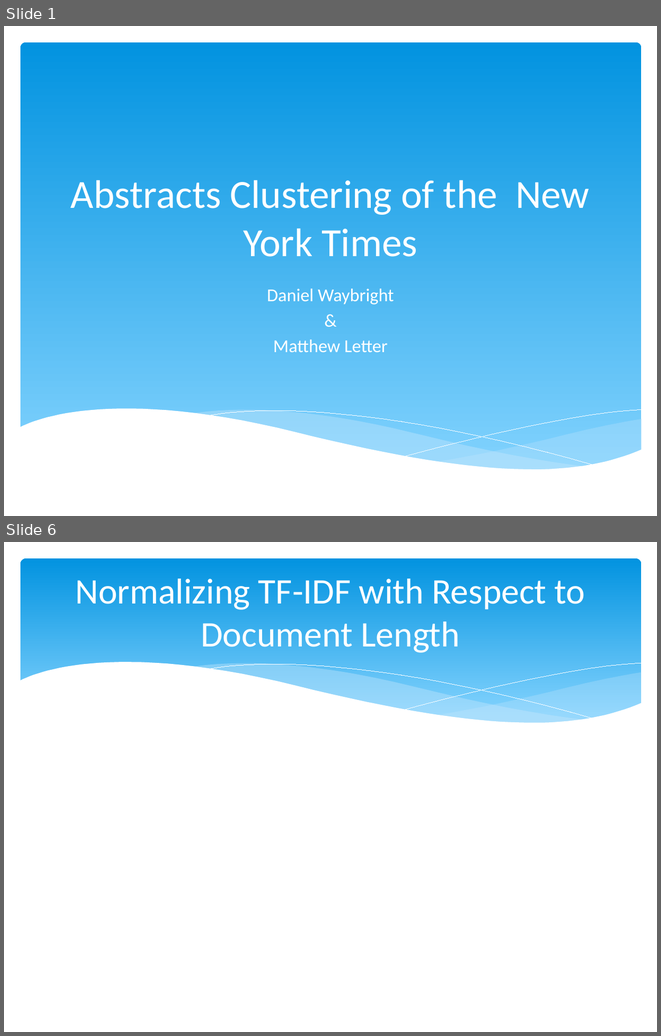
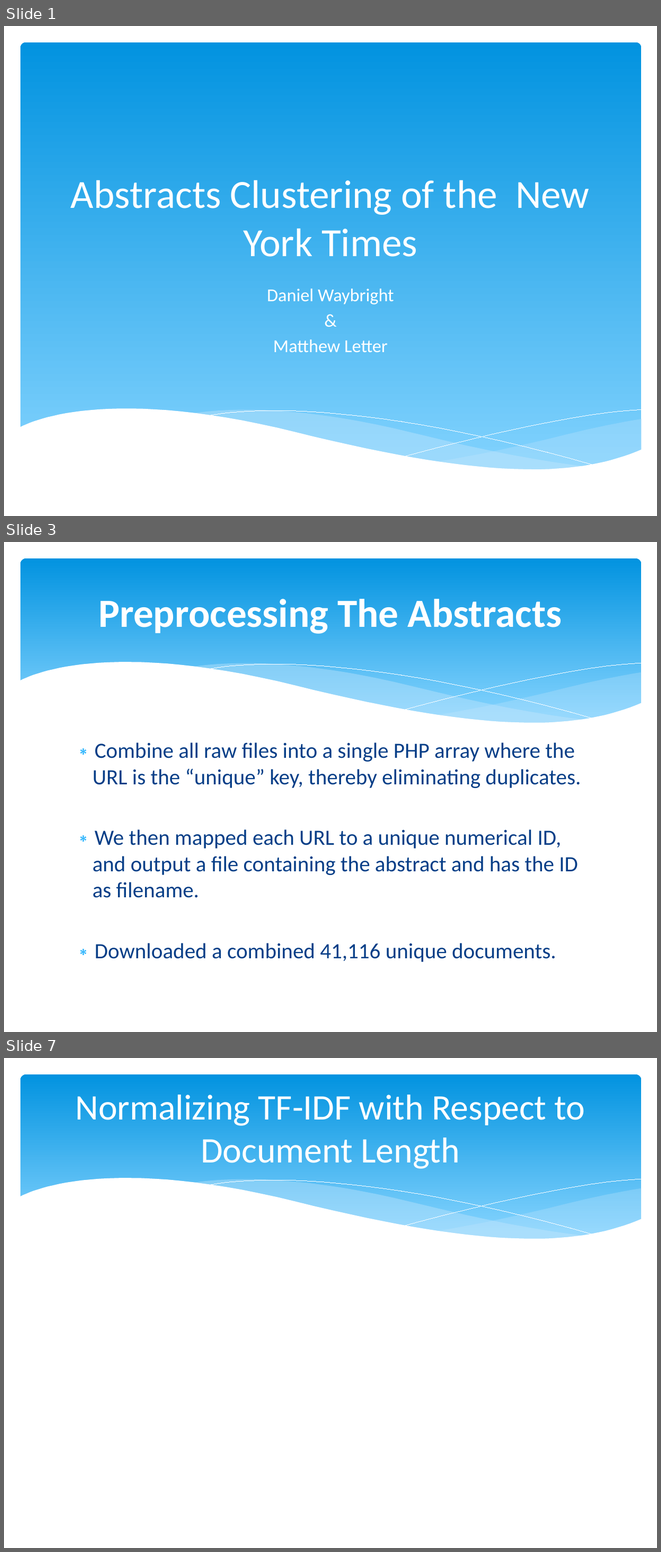
Before and after one commit to Mletter1/Challenge1, a slide deck: Presentation.pptx. Shown one above the other, each under a label of ours: slides 1 and 6 before the commit, slides 1, 3 and 7 after it; the slides between them are not shown. The pictures are 661x1036 and 661x1552 pixels, drawn with LibreOffice and Linux fonts; fonts in the diff are those of the drawing. Boxes give left, top, right and bottom in pixels: in the first picture for what was removed or moved away, otherwise in the second. Text is boxed around its words. In the diff, an @@ line names an element or a change of style, - is before the commit and + after.

```diff
--- a/Presentation.pptx
+++ b/Presentation.pptx
@@ slide 3 added at [4,542,657,1032], background #FFFFFF; not listed: 6 template elements that a slide beside it also shows @@
@@ title added at [98,599,562,634], 44 pt, text #FFFFFF, bold @@
+Preprocessing The Abstracts
@@ text added at [93,742,581,962], 24 pt, text #073E87 @@
+∗ Combine all raw files into a single PHP array where the URL is the “unique” key, thereby eliminating duplicates.
+∗ We then mapped each URL to a unique numerical ID, and output a file containing the abstract and has the ID as filename.
+∗ Downloaded a combined 41,116 unique documents.
@@ what was slide 6 is now slide 7 @@
```
Also in this commit, not shown: 2 slides changed, 2 other slides added, 2 slides removed.
